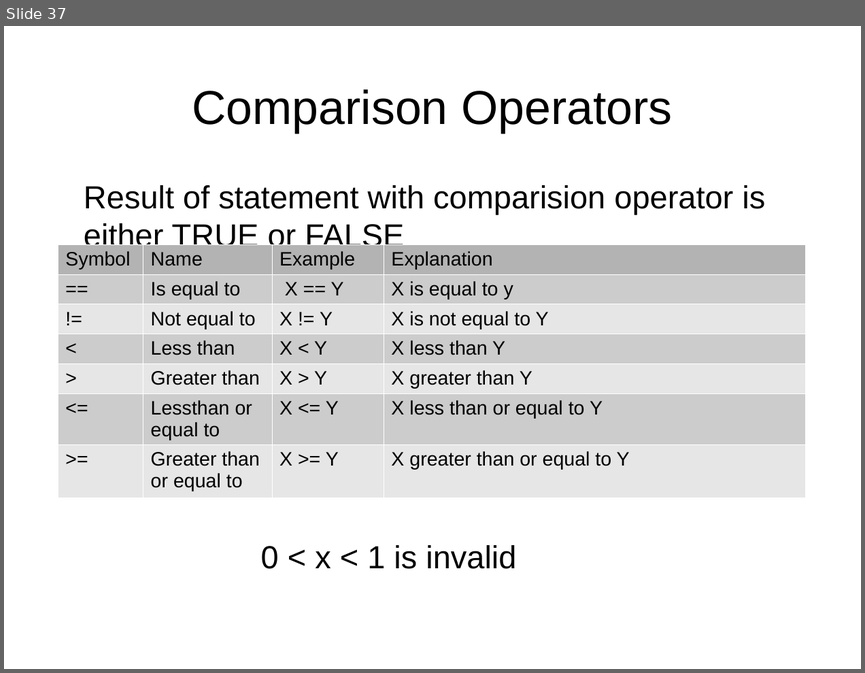
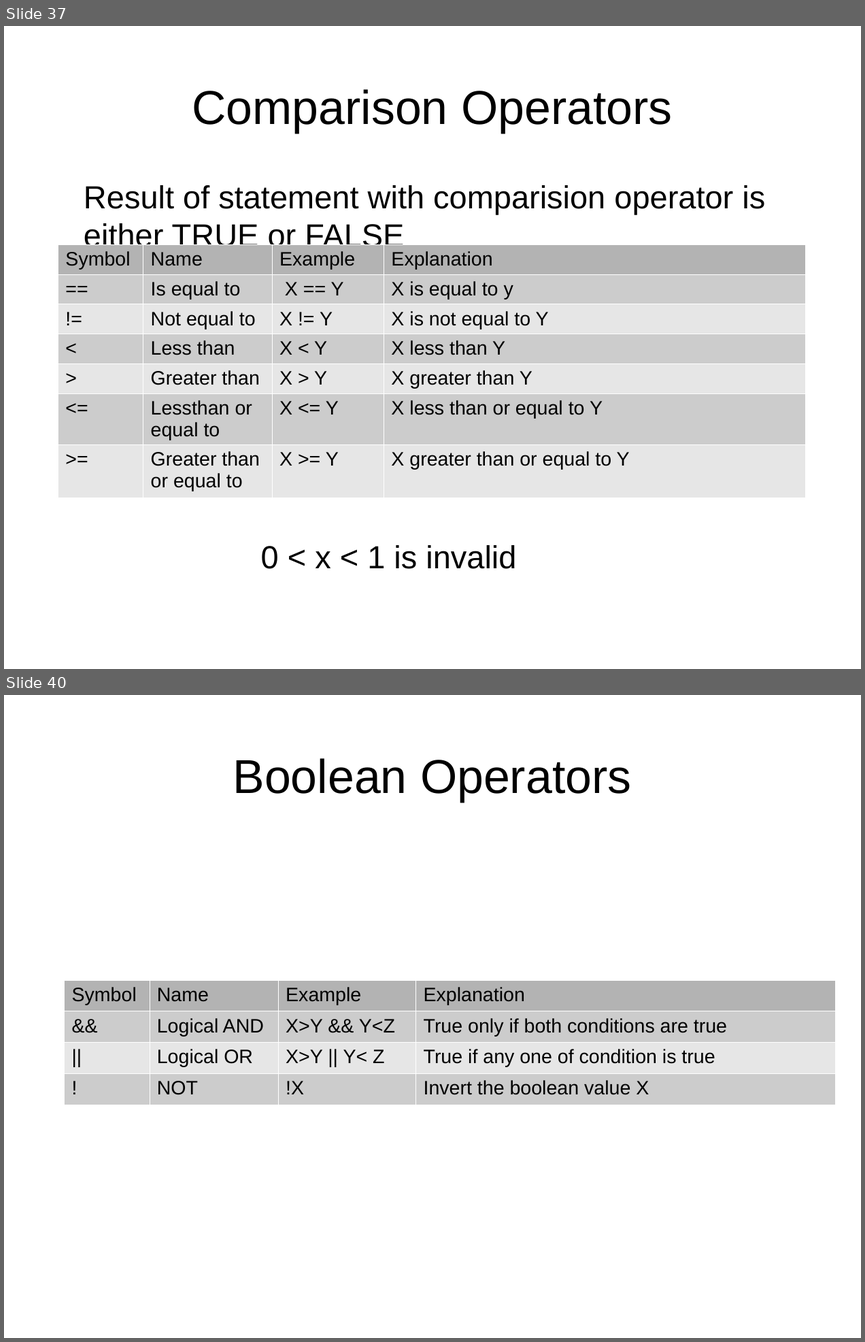
Before and after one commit to anilkunchalaece/LearnIt, a slide deck: Arduino/DayOne.odp. Shown one above the other, each under a label of ours: slide 37 before the commit, slides 37 and 40 after it; the slides between them are not shown. The pictures are 865x673 and 865x1342 pixels, drawn with LibreOffice and Linux fonts; fonts in the diff are those of the drawing. Boxes give left, top, right and bottom in pixels: in the first picture for what was removed or moved away, otherwise in the second. Text is boxed around its words. In the diff, an @@ line names an element or a change of style, - is before the commit and + after.

```diff
--- a/Arduino/DayOne.odp
+++ b/Arduino/DayOne.odp
@@ slide 40 added at (4,695,861,1338), background #FFFFFF @@
@@ title added at (233,758,631,802), 44 pt, text #000000 @@
+Boolean Operators
@@ table added at (64,979,836,1098), 4 rows, 4 columns @@
+Symbol | Name | Example | Explanation
+&& | Logical AND | X>Y && Y<Z | True only if both conditions are true
+|| | Logical OR | X>Y || Y< Z | True if any one of condition is true
+! | NOT | !X | Invert the boolean value X
```
Also in this commit, not shown: 3 other slides added, 7 other files.
